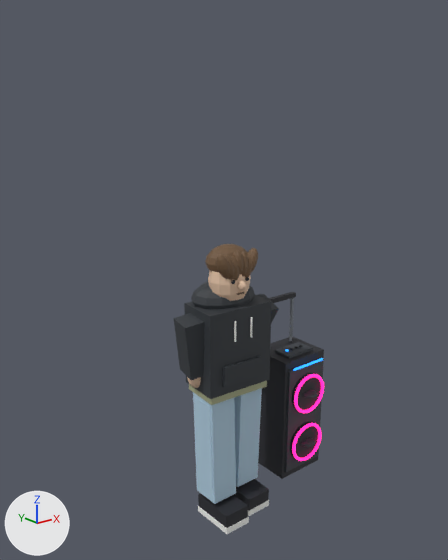
Renders of the glTF model apps/client/public/models/tiki-performer/tiki-performer.glb from each side of a commit.
Rendered twice from a 50 mm camera at (-2.44, -3.0, 2.89) aimed at (0.1, 0.17, 1.63). The axes (+X, +Y, +Z) are drawn at lower left. The lights are the same throughout. The older version comes first. Both versions are drawn at frame 36 of the action 'DanceBody'; the numbers are the values there.

The first picture shows 'Blue LED strip', 'Brow', 'Bunched hood', 'Denim leg', 'Denim leg.001', 'Hand' and 1 more.
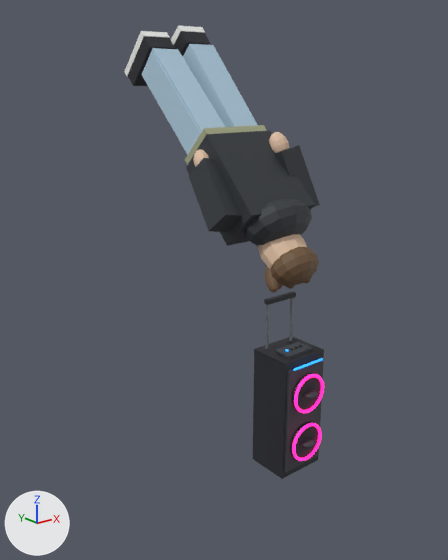
ob_dancebody is not drawn itself; it is the parent of ob_bunched_hood, ob_leftarm, ob_noddinghead, ob_rightarm.
ob_leftleg is not drawn itself; it is the parent of ob_denim_leg.
ob_rightleg is not drawn itself; it is the parent of ob_denim_leg_001.

Location of each change, [x1, y1, x2, y2] in pixels of the pictures (448 x 560 px):
```json
{"object": "Bunched hood", "change": "moved, turned", "before": [184, 281, 271, 405], "after": [185, 125, 315, 246]}
{"object": "Denim leg", "change": "moved", "before": [193, 392, 249, 534], "after": [124, 31, 225, 155]}
{"object": "Denim leg.001", "change": "moved", "before": [234, 388, 269, 516], "after": [171, 26, 257, 127]}
{"object": "Brow", "change": "moved, turned", "before": [205, 244, 258, 301], "after": [258, 234, 319, 292]}
{"object": "Hand", "change": "moved, turned", "before": [174, 313, 205, 388], "after": [188, 149, 242, 232]}
{"object": "Hand.001", "change": "moved, turned", "before": [258, 294, 279, 323], "after": [269, 132, 320, 207], "on screen": "mostly hidden before"}
```

Edits to the scene script, one JSON object a line:
```json
{"op": "set", "path": "ob_dancebody.parent", "old": "ob_tikiperformer", "new": "ob_backflippivot"}
{"op": "set", "path": "ob_dancebody.location", "old": "(0.0, 0.0, 0.969)", "new": "(0.0, 0.0, 0.00311)"}
{"op": "set", "path": "ob_dancebody.rotation_euler", "old": "(0.0, 0.0, -0.0597)", "new": "(0.0, 0.0, 0.00258)", "note": "degrees (0, 0, -3.4) -> degrees (0, 0, 0.1)"}
{"op": "set", "path": "ob_leftleg.parent", "old": "ob_tikiperformer", "new": "ob_backflippivot"}
{"op": "set", "path": "ob_leftleg.location", "old": "(-0.125, 0.0, 0.91)", "new": "(-0.125, 0.0, 0.015)"}
{"op": "set", "path": "ob_rightleg.parent", "old": "ob_tikiperformer", "new": "ob_backflippivot"}
{"op": "set", "path": "ob_rightleg.location", "old": "(0.125, 0.0, 0.91)", "new": "(0.125, 0.0, 0.015)"}
{"op": "add", "block": "ob_backflippivot", "code": ["ob_backflippivot = bpy.data.objects.new('BackflipPivot', None)", "ob_backflippivot.parent = ob_tikiperformer", "ob_backflippivot.location = (0.0, 0.0, 2.524)", "ob_backflippivot.rotation_euler = (2.363, 0.0, 0.0)  # degrees (135, 0, 0)"]}
```
